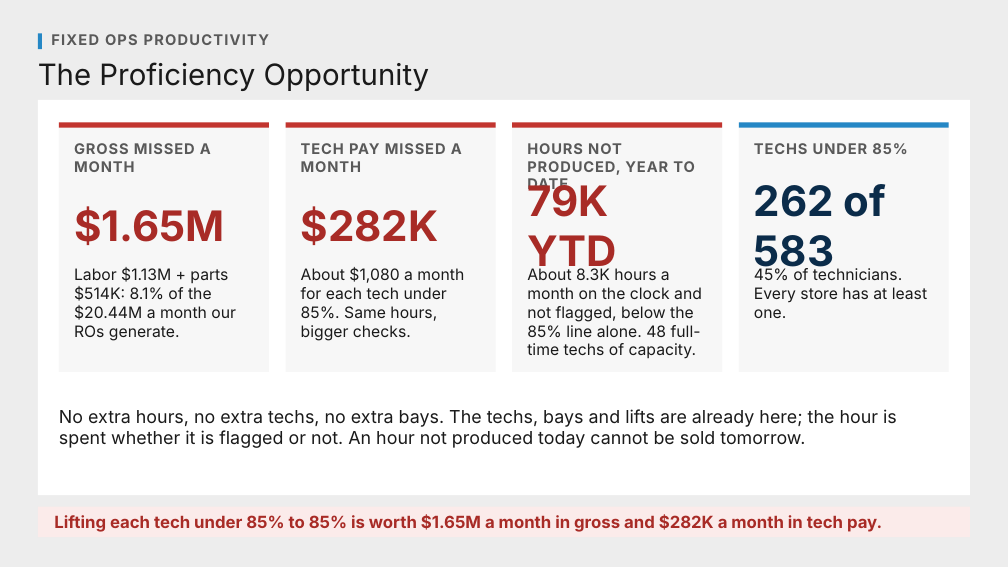
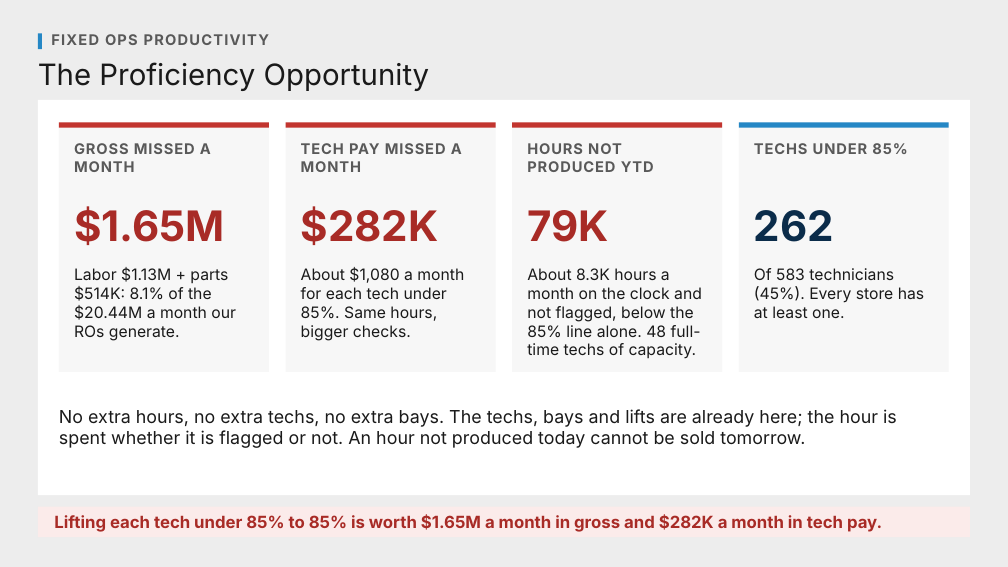
Before and after one commit to Ndresner/Noah, a slide deck: slide 4 of day2-deck/decks/Technician Proficiency - House Style.pptx. Drawn at 1008x567 pixels with LibreOffice and Linux fonts; fonts in the diff are those of the drawing. Boxes give left, top, right and bottom in pixels: in the first picture for what was removed or moved away, otherwise in the second. Text is boxed around its words. In the diff, an @@ line names an element or a change of style, - is before the commit and + after.

```diff
--- a/day2-deck/decks/Technician Proficiency - House Style.pptx
+++ b/day2-deck/decks/Technician Proficiency - House Style.pptx
@@ text at [527, 143, 654, 172]: text changed @@
-HOURS NOT PRODUCED, YEAR TO DATE
+HOURS NOT PRODUCED YTD
@@ text at [527, 210, 608, 242]: text changed @@
-79K YTD
+79K
@@ text at [754, 210, 834, 242]: text changed @@
-262 of 583
+262
@@ text at [754, 268, 924, 318]: text changed @@
-45% of technicians. Every store has at least one.
+Of 583 technicians (45%). Every store has at least one.
```
Also in this commit, not shown: 2 other files.
